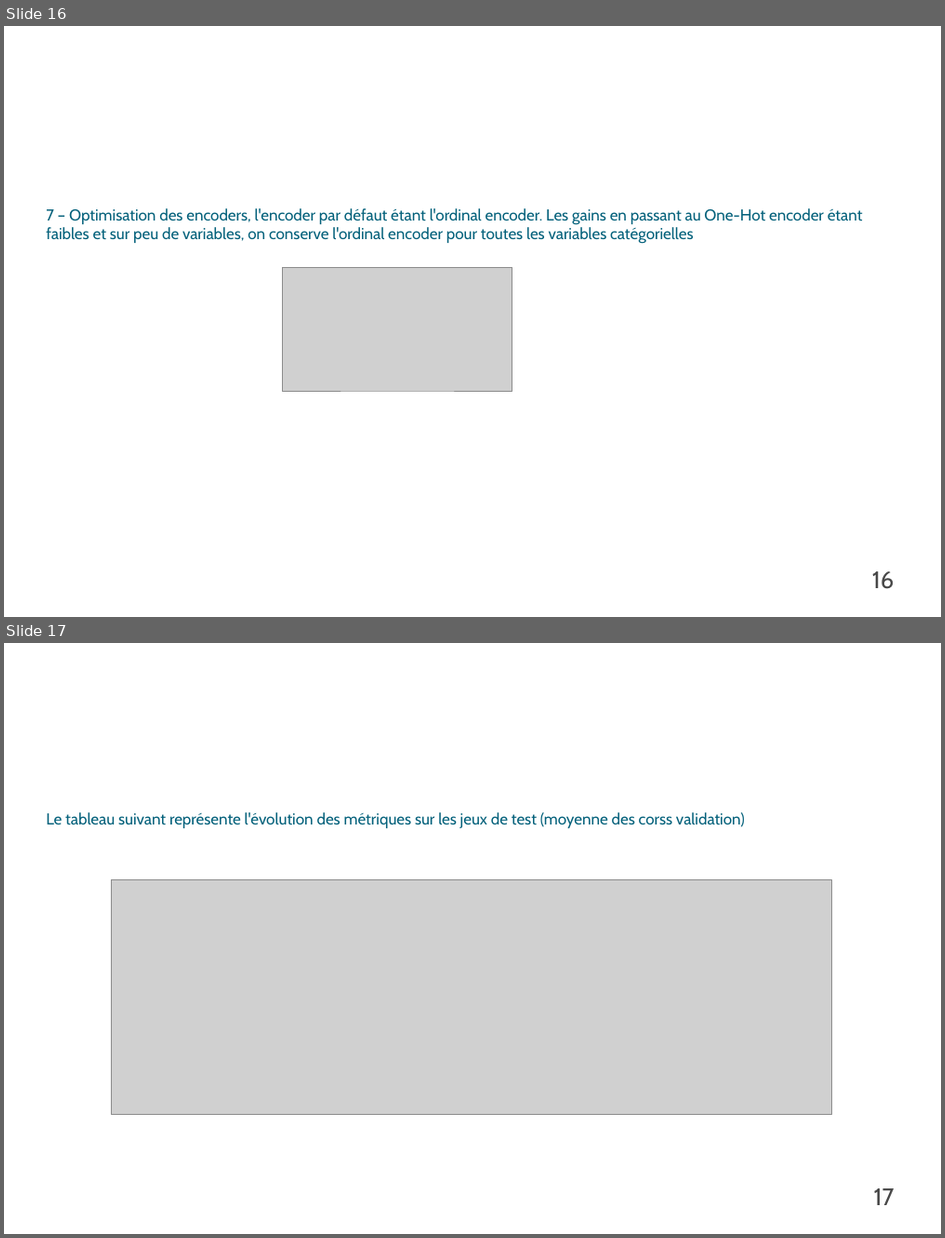
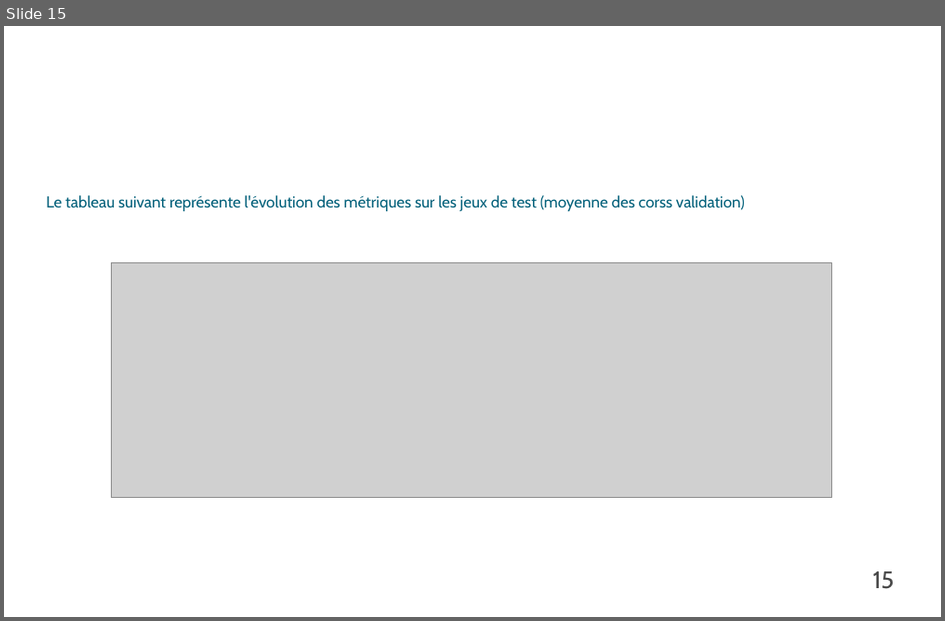
Before and after one commit to pyb-data/credit_scoring, a slide deck: P_07_Presentation.odp. Shown one above the other, each under a label of ours: slides 16 and 17 before the commit, slide 15 after it. The pictures are 945x1238 and 945x621 pixels, drawn with LibreOffice and Linux fonts; fonts in the diff are those of the drawing; grey boxes stand for pictures; background and template pictures are left out. Boxes give left, top, right and bottom in pixels: in the first picture for what was removed or moved away, otherwise in the second. Text is boxed around its words. In the diff, an @@ line names an element or a change of style, - is before the commit and + after.

```diff
--- a/P_07_Presentation.odp
+++ b/P_07_Presentation.odp
@@ slide 16 removed at [4,26,941,617], background picture (left out) @@
@@ text removed at [46,208,863,244] @@
-7 – Optimisation des encoders, l'encoder par défaut étant l'ordinal encoder. Les gains en passant au One-Hot encoder étant faibles et sur peu de variables, on conserve l'ordinal encoder pour toutes les variables catégorielles
@@ title removed at [69,209,156,224] @@
-Optimisation du modèle
@@ picture removed at [283,268,513,391] @@
@@ page number removed at [873,571,895,589] @@
-16
@@ what was slide 17 is now slide 15 @@
@@ page number at [874,571,895,589]: text changed @@
-17
+15
```
Also in this commit, not shown: 17 slides changed, 3 slides added, 2 other slides removed, 1 other file.
